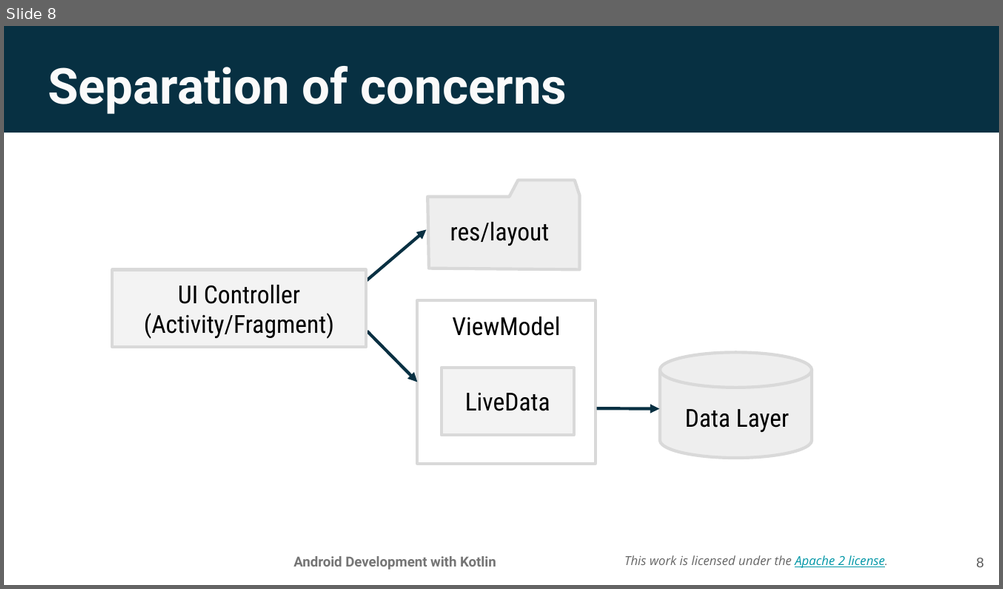
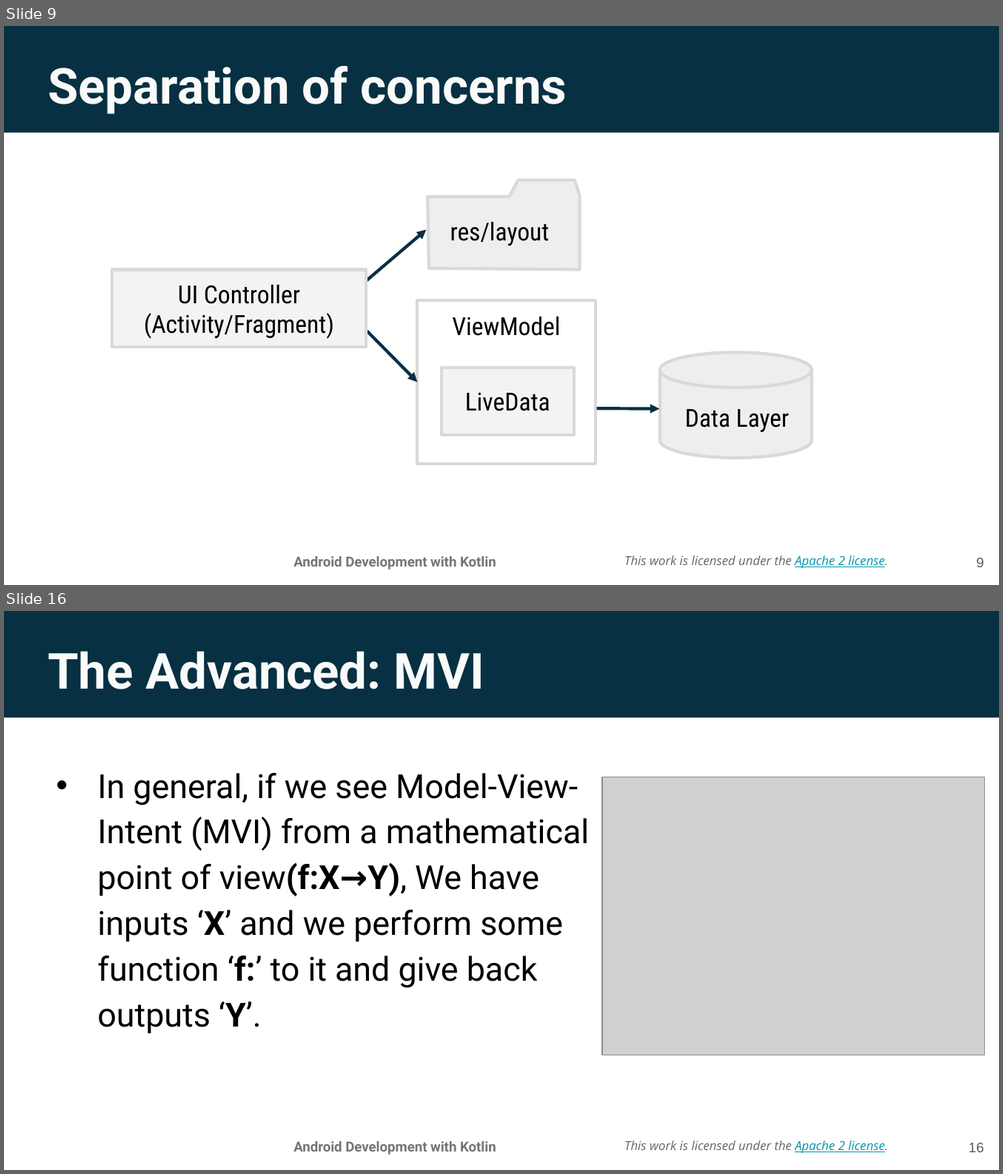
Before and after one commit to walkman617/AndroidDevKotlin, a slide deck: Unit3/Lesson 8 App architecture (UI Layer).pptx. Shown one above the other, each under a label of ours: slide 8 before the commit, slides 9 and 16 after it; the slides between them are not shown. The pictures are 1003x589 and 1003x1174 pixels, drawn with LibreOffice and Linux fonts; fonts in the diff are those of the drawing; grey boxes stand for pictures; background and template pictures are left out. Boxes give left, top, right and bottom in pixels: in the first picture for what was removed or moved away, otherwise in the second. Text is boxed around its words. In the diff, an @@ line names an element or a change of style, - is before the commit and + after.

```diff
--- a/Unit3/Lesson 8 App architecture (UI Layer).pptx
+++ b/Unit3/Lesson 8 App architecture (UI Layer).pptx
@@ slide 16 added at [4, 611, 999, 1170], background picture (left out); not listed: 3 template elements that a slide beside it also shows @@
@@ title added at [48, 651, 484, 689], 36 pt, text #FAFAFA, bold @@
+The Advanced: MVI
@@ text added at [97, 773, 589, 1034], 24 pt, text #000000 @@
+• In general, if we see Model-View-Intent (MVI) from a mathematical point of view(f:X→Y), We have inputs ‘X’ and we perform some function ‘f:’ to it and give back outputs ‘Y’.
@@ picture added at [602, 777, 984, 1054] @@
@@ page number added at [968, 1143, 984, 1153], 10 pt, text #595959 @@
+16
@@ what was slide 8 is now slide 9 @@
@@ page number at [976, 558, 983, 568]: text changed @@
-8
+9
```
Also in this commit, not shown: 3 slides changed, 6 other slides added, 3 other files.
